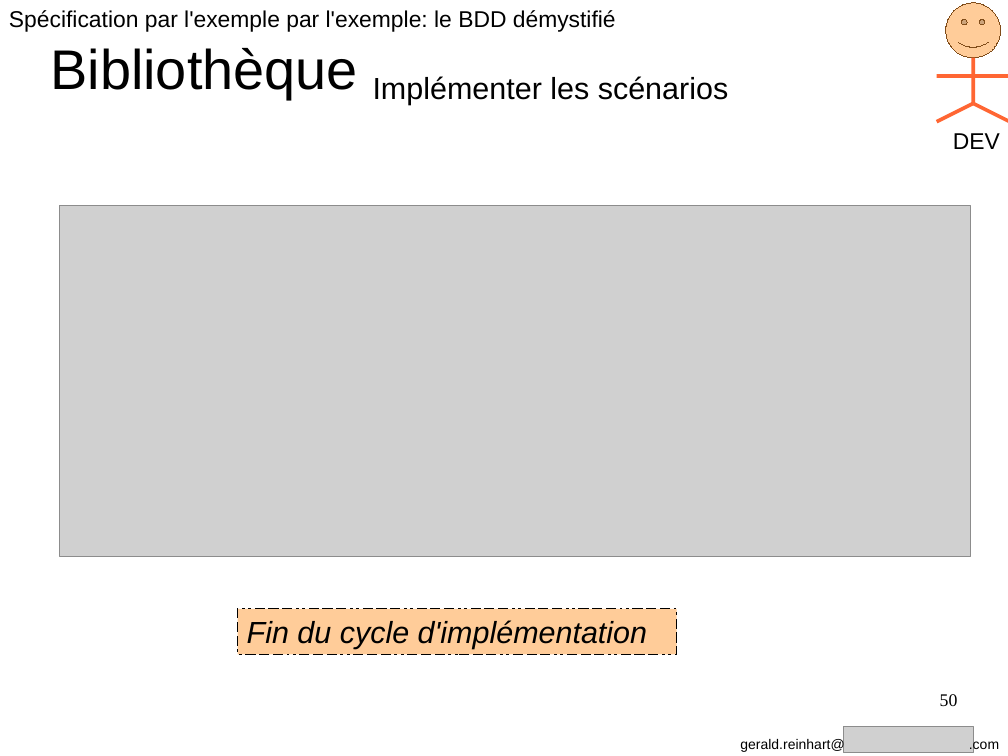
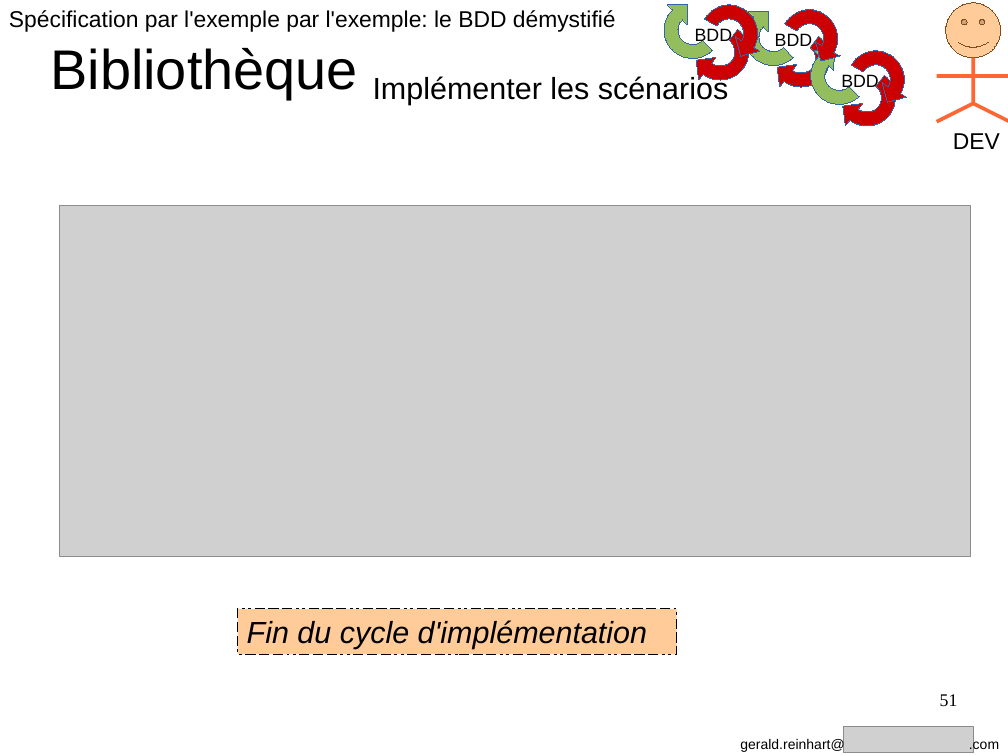
Before and after one commit to GeReinhart/dojo-bdd-library-ws-java, a slide deck: slide 51 of doc/BDD_presentation_agile_grenoble_2016.odp (slide 50 before the commit). Drawn at 1008x756 pixels with LibreOffice and Linux fonts; fonts in the diff are those of the drawing; grey boxes stand for pictures. Boxes give left, top, right and bottom in pixels: in the first picture for what was removed or moved away, otherwise in the second. Text is boxed around its words. In the diff, an @@ line names an element or a change of style, - is before the commit and + after.

```diff
--- a/doc/BDD_presentation_agile_grenoble_2016.odp
+++ b/doc/BDD_presentation_agile_grenoble_2016.odp
@@ freeform shape added at (652,0,733,70), fill #94BD5E, outline #3465A4 0 pt @@
@@ freeform shape added at (681,12,761,92), fill #CC0000, outline #3465A4 0 pt @@
@@ freeform shape added at (690,0,768,72), fill #CC0000, outline #3465A4 0 pt @@
@@ text added at (695,28,733,45), 14 pt, text #000000 @@
+BDD
@@ freeform shape added at (734,0,814,78), fill #94BD5E, outline #3465A4 0 pt @@
@@ freeform shape added at (762,19,841,98), fill #CC0000, outline #3465A4 0 pt @@
@@ freeform shape added at (771,0,848,77), fill #CC0000, outline #3465A4 0 pt @@
@@ text added at (775,33,813,50), 14 pt, text #000000 @@
+BDD
@@ freeform shape added at (800,36,880,116), fill #94BD5E, outline #3465A4 0 pt @@
@@ freeform shape added at (827,58,907,138), fill #CC0000, outline #3465A4 0 pt @@
@@ freeform shape added at (838,41,915,118), fill #CC0000, outline #3465A4 0 pt @@
@@ text added at (841,74,879,91), 14 pt, text #000000 @@
+BDD
@@ page number at (940,694,958,706): text changed @@
-50
+51
```
Also in this commit, not shown: 22 other slides changed, 1 slide added, 8 other files.
